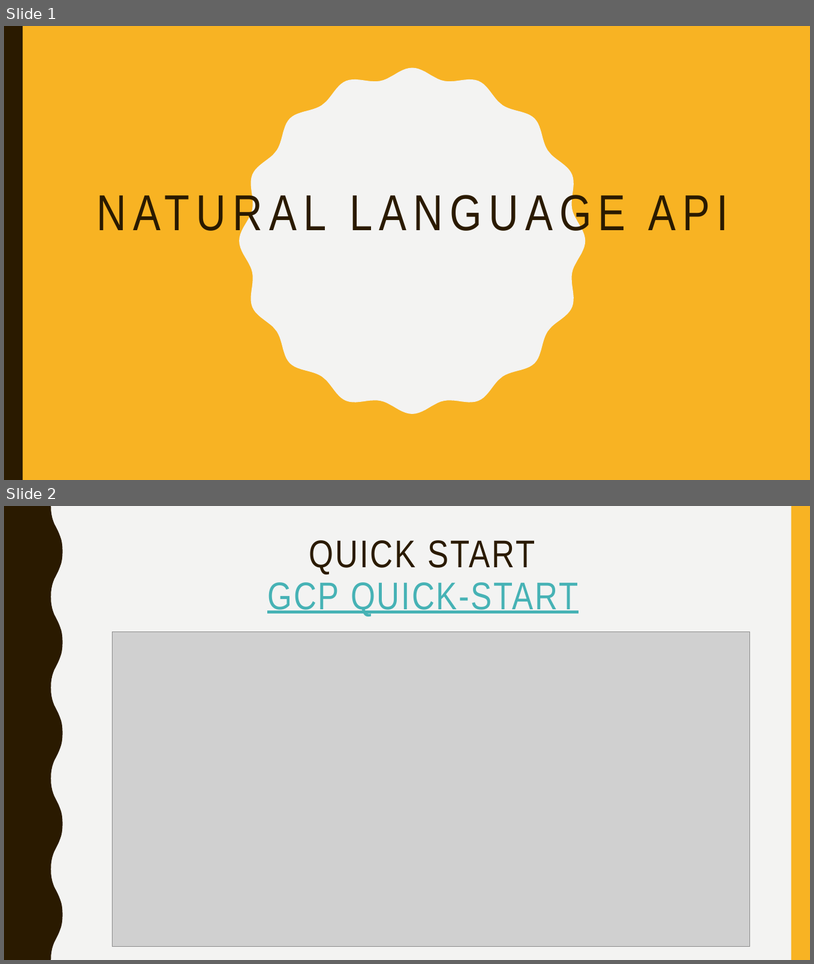
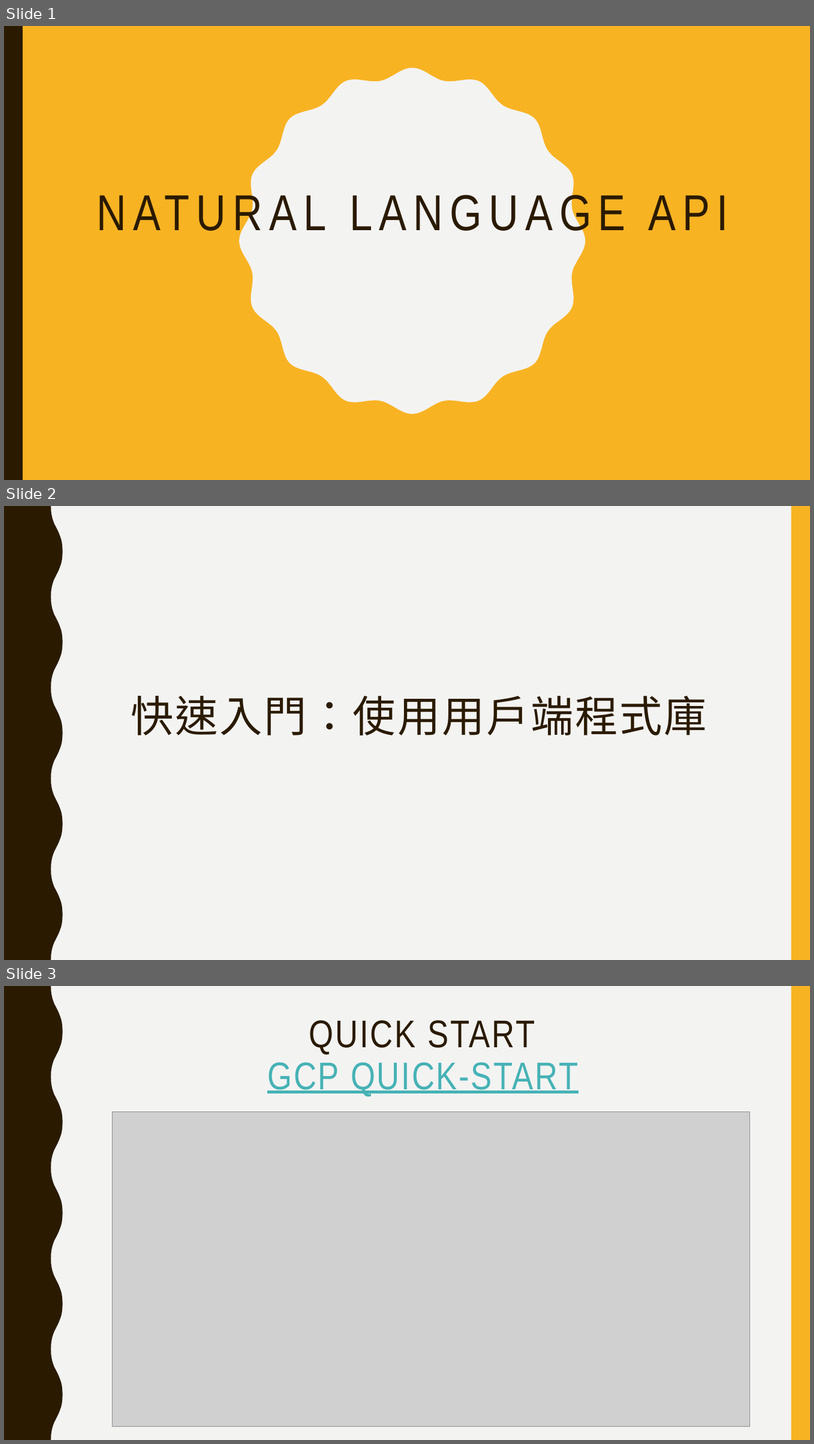
Before and after one commit to jumbokh/gcp_class, a slide deck: NLP/Natural Language API.pptx. Shown one above the other, each under a label of ours: slides 1 and 2 before the commit, slides 1, 2 and 3 after it. The pictures are 814x964 and 814x1444 pixels, drawn with LibreOffice and Linux fonts; fonts in the diff are those of the drawing; grey boxes stand for pictures. Boxes give left, top, right and bottom in pixels: in the first picture for what was removed or moved away, otherwise in the second. Text is boxed around its words. In the diff, an @@ line names an element or a change of style, - is before the commit and + after.

```diff
--- a/NLP/Natural Language API.pptx
+++ b/NLP/Natural Language API.pptx
@@ slide 2 added at box(4, 506, 810, 960), background #F3F3F2; not listed: 2 template elements that a slide beside it also shows @@
@@ title added at box(131, 696, 707, 735), 51 pt, text #2A1A00 @@
+快速入門：使用用戶端程式庫
@@ what was slide 2 is now slide 3 @@
```
Also in this commit, not shown: 1 slide changed, 17 other slides added, 7 other files.
